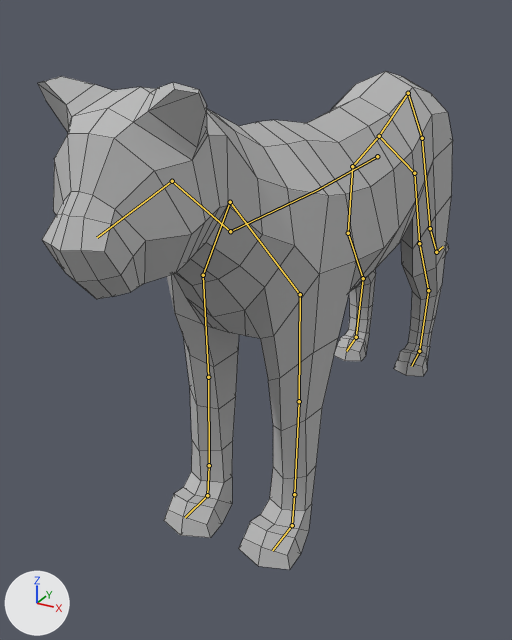
Two versions of the Blender file Assets/Art/panther.blend, one commit apart.
Camera for both pictures: a 50 mm lens placed at (3.89, -8.62, 6.39), pointed at (-1.09, 0.45, 1.86). Arrows for +X, +Y and +Z are at lower left; the lights stay in place. Both versions are drawn at frame 20 of the action 'idle'; the numbers are the values there. The bones that bend it are drawn over the model as lines. Mesh edges are drawn as thin lines.

In view in the first picture: 'Cougar'.
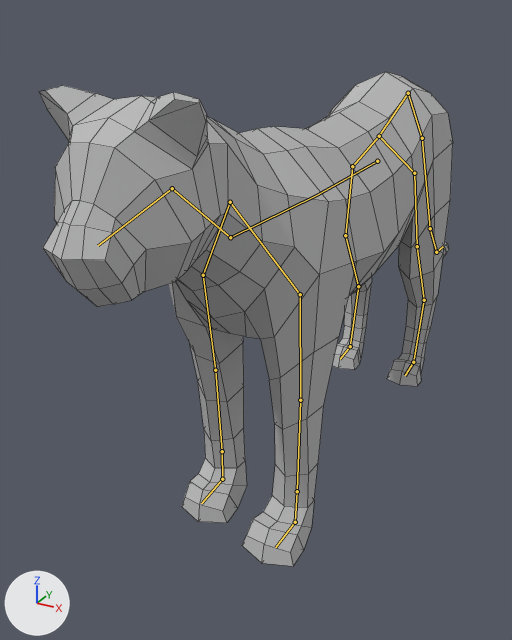
Where the change shows, as pixel boxes [x1, y1, x2, y2] in the pictures (512 x 640 px):
```json
{"object": "Cougar", "change": "posed", "before": [38, 71, 453, 569], "after": [39, 72, 453, 566]}
{"bone": "Bone", "before": "(230, 231) to (172, 181)", "after": "(230, 237) to (172, 188)"}
{"bone": "Bone.003.L", "before": "(300, 294) to (299, 401)", "after": "(300, 294) to (300, 400)"}
{"bone": "Bone.007", "before": "(230, 231) to (317, 190)", "after": "(230, 237) to (317, 195)"}
{"bone": "Bone.008", "before": "(377, 156) to (317, 190)", "after": "(377, 161) to (317, 195)"}
{"bone": "Bone.018.L", "before": "(414, 173) to (419, 243)", "after": "(414, 173) to (417, 246)"}
{"bone": "Bone.018.R", "before": "(352, 166) to (348, 233)", "after": "(352, 166) to (345, 235)"}
{"bone": "Bone.003.R", "before": "(203, 275) to (208, 377)", "after": "(203, 275) to (215, 370)"}
```

Scene script edits in JSON lines:
```json
{"block": "bone_bone", "where": "bone_bone = bpy.data.objects['Armature'].pose.bones['Bone']"}
{"op": "set", "path": "bone_bone.location", "old": "(0.0, -0.19, 0.27)", "new": "(0.0, -0.23, 0.32)"}
{"block": "bone_bone_003_l", "where": "bone_bone_003_l = bpy.data.objects['Armature'].pose.bones['Bone.003.L']  # child of 'Bone.002.L'"}
{"op": "set", "path": "bone_bone_003_l.rotation_quaternion", "old": "(1.0, 0.0, 0.0, 0.0)", "new": "(1.0, 0.013, 0.0, 0.0)", "note": "degrees (0, 0, 0) -> degrees (1, 0, 0)"}
{"block": "bone_bone_007", "where": "bone_bone_007 = bpy.data.objects['Armature'].pose.bones['Bone.007']"}
{"op": "set", "path": "bone_bone_007.location", "old": "(0.0, 0.0, -0.33)", "new": "(0.0, 0.0, -0.4)"}
{"block": "bone_bone_008", "where": "bone_bone_008 = bpy.data.objects['Armature'].pose.bones['Bone.008']"}
{"op": "set", "path": "bone_bone_008.location", "old": "(0.0, 0.01, 0.33)", "new": "(0.0, 0.01, 0.4)"}
{"block": "bone_bone_018_l", "where": "bone_bone_018_l = bpy.data.objects['Armature'].pose.bones['Bone.018.L']  # child of 'Bone.009.L'"}
{"op": "set", "path": "bone_bone_018_l.rotation_quaternion", "old": "(1.0, 0.0, 0.0, 0.0)", "new": "(0.999, -0.049, -0.005, -0.002)", "note": "degrees (0, 0, 0) -> degrees (-6, -1, 0)"}
{"block": "bone_bone_018_r", "where": "bone_bone_018_r = bpy.data.objects['Armature'].pose.bones['Bone.018.R']  # child of 'Bone.009.R'"}
{"op": "set", "path": "bone_bone_018_r.rotation_quaternion", "old": "(1.0, 0.0, 0.0, 0.0)", "new": "(0.999, -0.043, 0.004, 0.002)", "note": "degrees (0, 0, 0) -> degrees (-5, 0, 0)"}
{"block": "bone_bone_003_r", "where": "bone_bone_003_r = bpy.data.objects['Armature'].pose.bones['Bone.003.R']  # child of 'Bone.002.R'"}
{"op": "set", "path": "bone_bone_003_r.rotation_quaternion", "old": "(1.0, 0.0, 0.0, 0.0)", "new": "(0.998, 0.063, 0.0, 0.0)", "note": "degrees (0, 0, 0) -> degrees (7, 0, 0)"}
```
